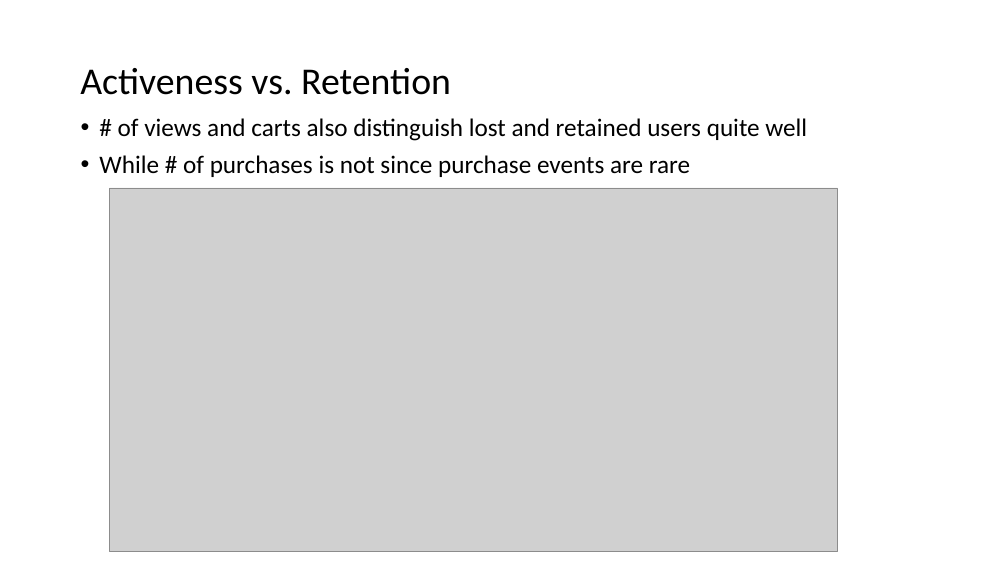
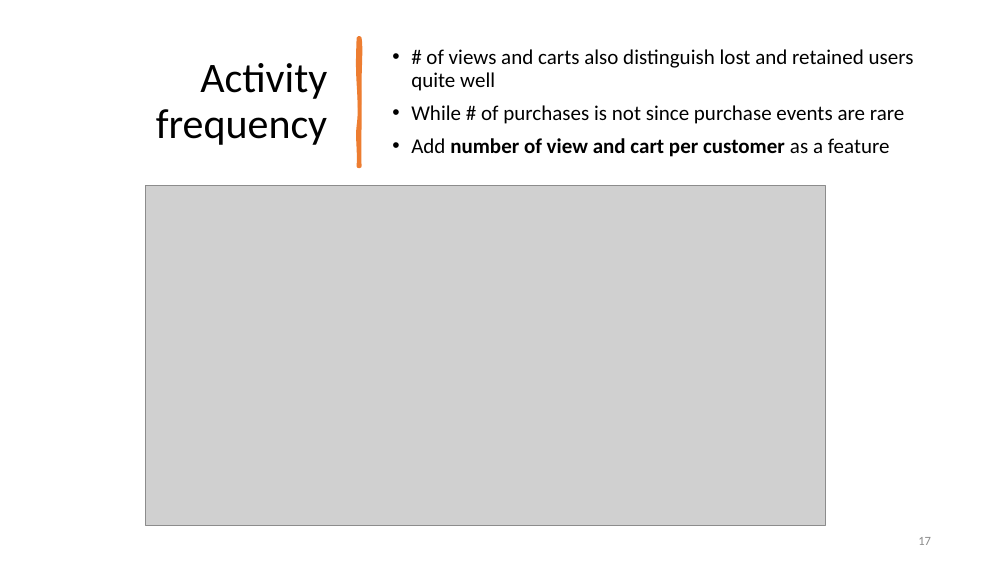
Before and after one commit to yz-joy/user-retention, a slide deck: slide 18 of CustomerRetentionPrediction.pptx (slide 13 before the commit). Drawn at 1008x567 pixels with LibreOffice and Linux fonts; fonts in the diff are those of the drawing; grey boxes stand for pictures. Boxes give left, top, right and bottom in pixels: in the first picture for what was removed or moved away, otherwise in the second. Text is boxed around its words. In the diff, an @@ line names an element or a change of style, - is before the commit and + after.

```diff
--- a/CustomerRetentionPrediction.pptx
+++ b/CustomerRetentionPrediction.pptx
@@ text "Activity frequency" at bbox=[156, 63, 327, 145]: vertical alignment top to middle @@
@@ freeform shape added at bbox=[358, 38, 360, 166], fill #ED7D31, outline #ED7D31 3.25 pt @@
@@ text "# of views and carts ...": place and size @@
-text "# of views and carts ..." at bbox=[99, 118, 807, 177]
+text "# of views and carts ..." at bbox=[411, 49, 914, 157]
@@ text at bbox=[411, 49, 914, 124]: size 24 to 20 pt in "# of views and carts also distinguish ...", "While # of purchases is not since ..." @@
@@ text at bbox=[156, 63, 327, 145]: text changed; size 36 to 40 pt @@
-Activeness vs. Retention
+Activity frequency
@@ text at bbox=[411, 138, 890, 157]: paragraph added @@
+• Add number of view and cart per customer as a feature
@@ picture: place and size @@
-picture at bbox=[110, 188, 838, 552]
+picture at bbox=[146, 186, 826, 526]
@@ page number added at bbox=[918, 537, 931, 545], 12 pt, text #8C8C8C @@
+17
```
Also in this commit, not shown: 29 other slides changed, 11 slides added, 1 slide removed, 11 other files.
